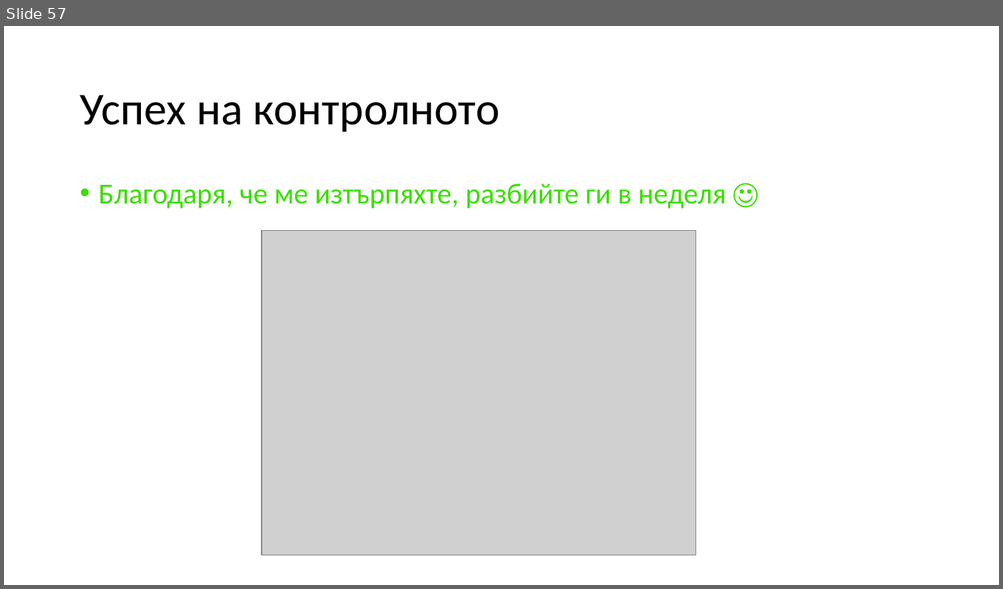
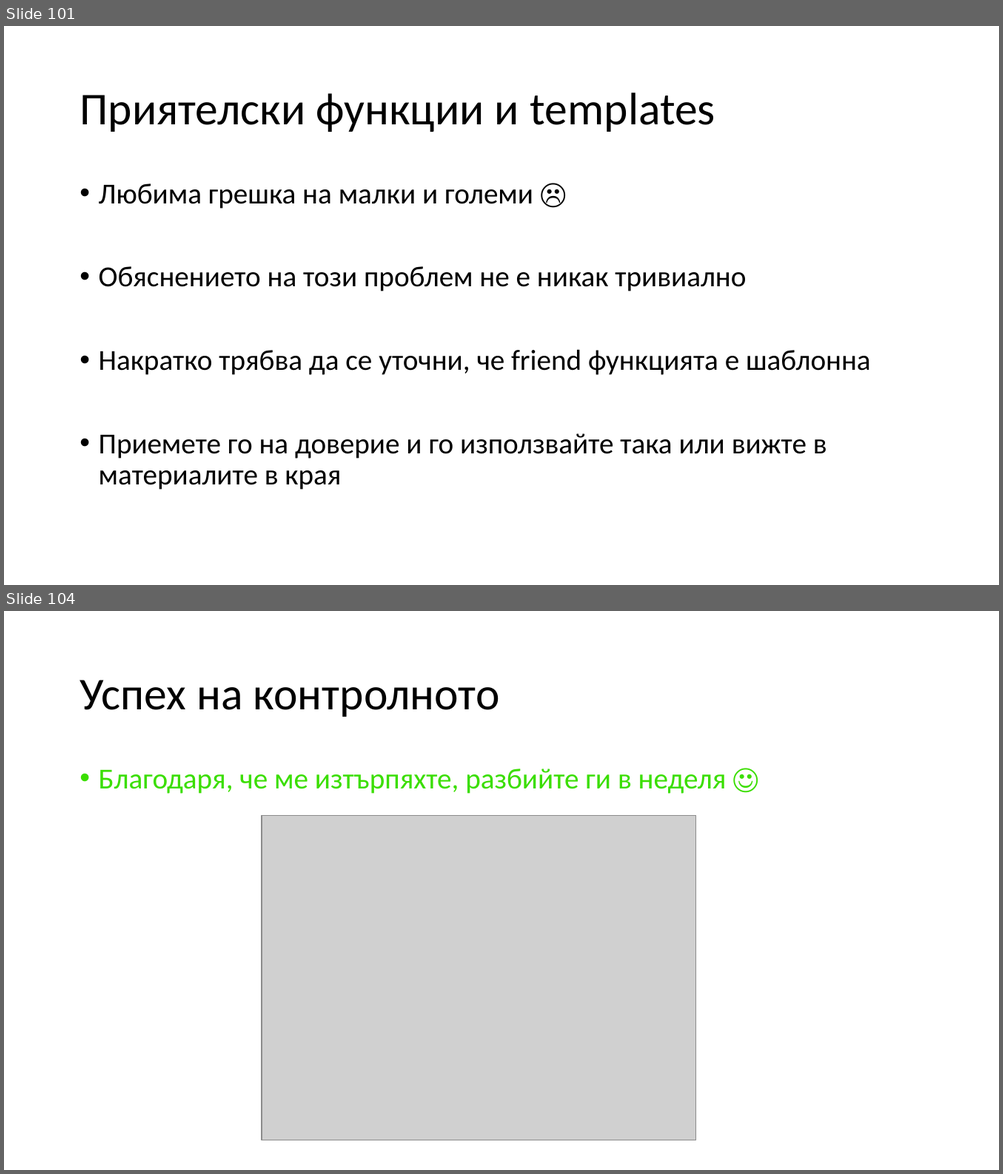
Before and after one commit to Mapmo/Uni-CPP, a slide deck: Object-Oriented Programming/Consultation 2/Consultation2.pptx. Shown one above the other, each under a label of ours: slide 57 before the commit, slides 101 and 104 after it; the slides between them are not shown. The pictures are 1003x589 and 1003x1174 pixels, drawn with LibreOffice and Linux fonts; fonts in the diff are those of the drawing; grey boxes stand for pictures. Boxes give left, top, right and bottom in pixels: in the first picture for what was removed or moved away, otherwise in the second. Text is boxed around its words. In the diff, an @@ line names an element or a change of style, - is before the commit and + after.

```diff
--- a/Object-Oriented Programming/Consultation 2/Consultation2.pptx
+++ b/Object-Oriented Programming/Consultation 2/Consultation2.pptx
@@ slide 101 added at bbox=[4, 26, 999, 585], background #FFFFFF @@
@@ title added at bbox=[79, 93, 715, 132], 44 pt, text #000000 @@
+Приятелски функции и templates
@@ text added at bbox=[99, 184, 871, 490], 28 pt, text #000000 @@
+• Любима грешка на малки и големи ☹
+• Обяснението на този проблем не е никак тривиално
+• Накратко трябва да се уточни, че friend функцията е шаблонна
+• Приемете го на доверие и го използвайте така или вижте в материалите в края
@@ what was slide 57 is now slide 104 @@
```
Also in this commit, not shown: 1 slide changed, 46 other slides added.
